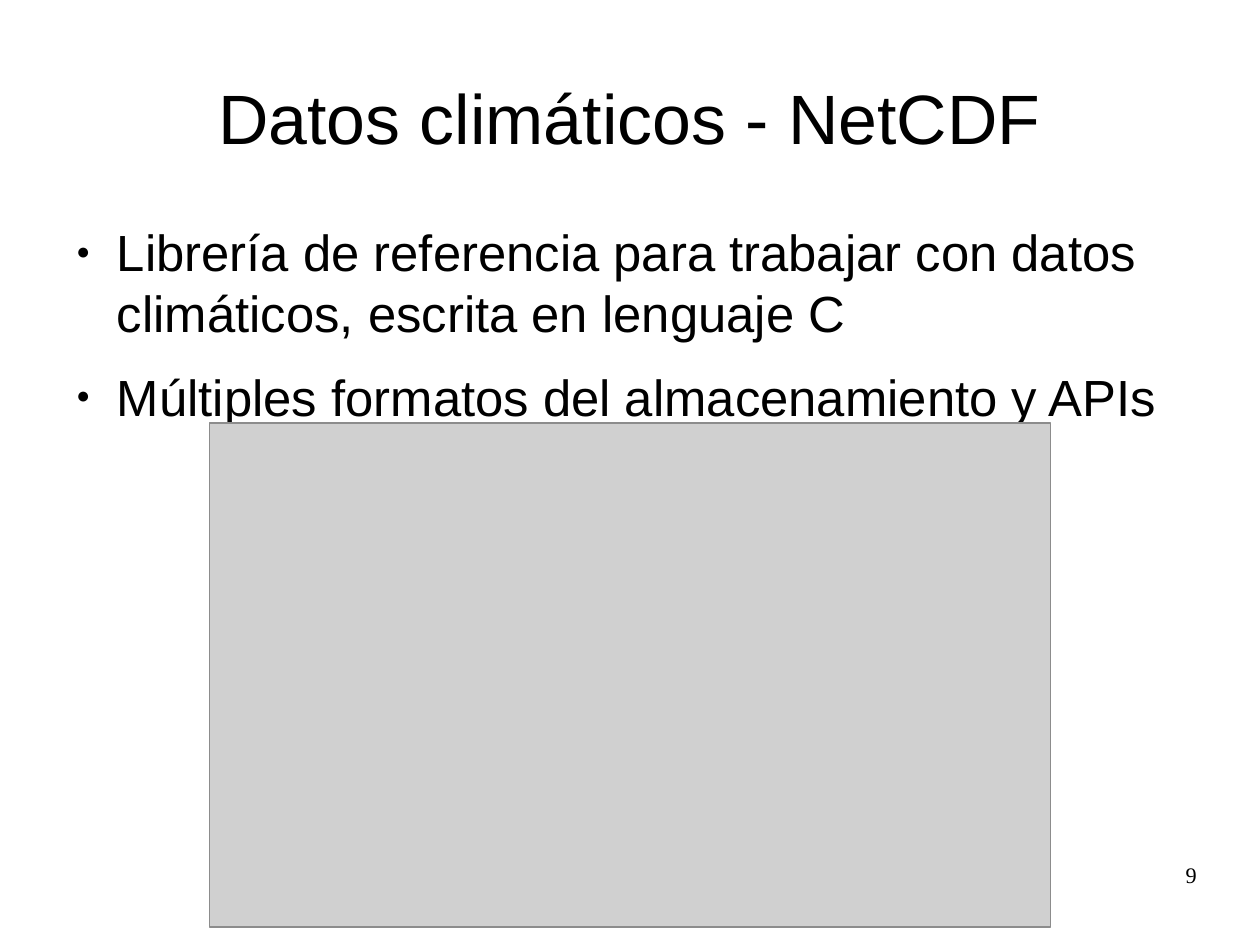
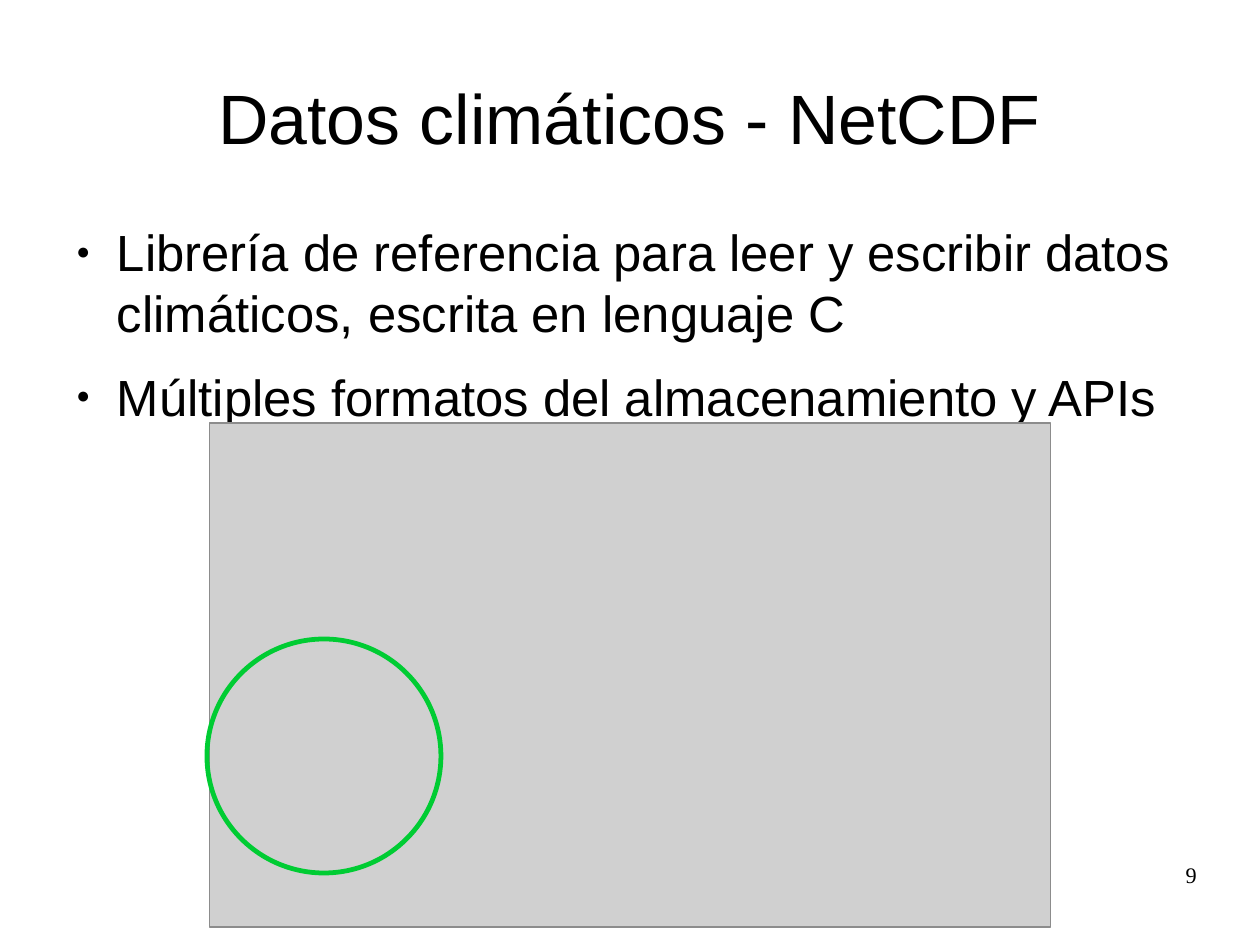
Before and after one commit to zequihg50/tfm, a slide deck: slide 9 of presentacion.odp. Drawn at 1260x945 pixels with LibreOffice and Linux fonts; fonts in the diff are those of the drawing; grey boxes stand for pictures. Boxes give left, top, right and bottom in pixels: in the first picture for what was removed or moved away, otherwise in the second. Text is boxed around its words. In the diff, an @@ line names an element or a change of style, - is before the commit and + after.

```diff
--- a/presentacion.odp
+++ b/presentacion.odp
@@ text at <box>117,233,1169,343</box>: text changed @@
-● Librería de referencia para trabajar con datos climáticos, escrita en lenguaje C
+● Librería de referencia para leer y escribir datos climáticos, escrita en lenguaje C
@@ ellipse added at <box>207,639,441,874</box>, outline #00CC33 3 pt @@
```
Also in this commit, not shown: 15 other slides changed, 8 slides added.
